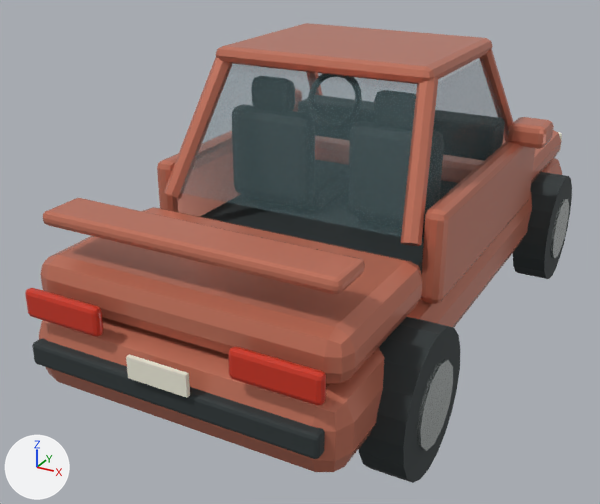
The glTF model apps/browser/public/assets/coupe.glb: old version first, new version second.
Camera for both pictures: a 50 mm lens placed at (2.22, -4.88, 1.85), pointed at (-0.27, -0.35, -0.42). Every picture has the same lights, and +X, +Y and +Z are marked at lower left. The older version comes first. Where no turn or scale is listed for an object, it has been applied to the vertices. Vertices at exactly the same position are counted once.

In view in the first picture: 'coral', 'glass', 'hub.002', 'hub.003', 'ivory', 'rubber', 'tail', 'wheel.002', 'wheel.003'.
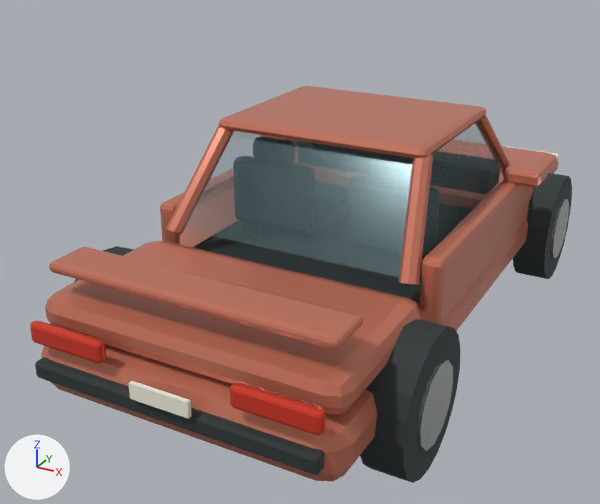
The change, as a diff of the scene's bpy script:
```diff
--- a/apps/browser/public/assets/coupe.glb.py
+++ b/apps/browser/public/assets/coupe.glb.py
@@ me_cube_223 @@
 # used by ob_coral; location = (0.0, 0.0, -0.43)
-me_cube_223.from_pydata(...)  # 556 vertices, 1060 faces; spans x -1.08..1.08, y -2.17..2.17, z -0.22..1.4
+me_cube_223.from_pydata(...)  # 556 vertices, 1060 faces; spans x -1.08..1.08, y -2.17..2.17, z -0.69..0.53
+# me_cube_223 part 1: the whole mesh is scaled about its middle by (1, 1, 0.75), then moved by (0.0, 0.0, -0.67)
 me_cube_223.materials.append(mat_coral)
@@ me_cube_226 @@
 # used by ob_rubber; location = (0.0, -0.1, -0.15)
-me_cube_226.from_pydata(...)  # 584 vertices, 1128 faces; spans x -0.85..0.85, y -2.13..2.33, z -0.31..0.92
+me_cube_226.from_pydata(...)  # 584 vertices, 1128 faces; spans x -0.85..0.85, y -2.23..2.23, z -0.55..0.38
+# me_cube_226 part 2: the whole mesh is scaled about its middle by (1, 1, 0.75), then moved by (0.0, -0.1, -0.39)
 me_cube_226.materials.append(mat_rubber)
@@ me_windshield @@
 # used by ob_glass; location = (0.0, 0.0, 0.0)
-me_windshield.from_pydata(...)  # 16 vertices, 8 faces; spans x -0.78..0.78, y -1.05..0.95, z 0.15..0.88
+me_windshield.from_pydata(...)  # 16 vertices, 8 faces; spans x -0.78..0.78, y -1.05..0.95, z -0.09..0.46
+# me_windshield part 3: the whole mesh is scaled about its middle by (1, 1, 0.75), then moved by (0.0, 0.0, -0.33)
 me_windshield.materials.append(mat_glass)
@@ me_cube_240 @@
 # used by ob_tail; location = (-0.62, -2.19, -0.11)
-me_cube_240.from_pydata(...)  # 112 vertices, 216 faces; spans x -0.24..1.48, y -0.03..0.03, z -0.08..0.08
+me_cube_240.from_pydata(...)  # 112 vertices, 216 faces; spans x -0.86..0.86, y -2.22..-2.16, z -0.34..-0.22
+# me_cube_240 part 4: the whole mesh is scaled about its middle by (1, 1, 0.75), then moved by (-0.62, -2.19, -0.28)
 me_cube_240.materials.append(mat_tail)
@@ ob_coral @@
 ob_coral = bpy.data.objects.new('coral', me_cube_223)
-ob_coral.location = (0.0, 0.0, -0.43)
+ob_coral.location = (0.0, 0.0, 0.0)
@@ ob_rubber @@
 ob_rubber = bpy.data.objects.new('rubber', me_cube_226)
-ob_rubber.location = (0.0, -0.1, -0.15)
+ob_rubber.location = (0.0, 0.0, 0.0)
@@ ob_tail @@
 ob_tail = bpy.data.objects.new('tail', me_cube_240)
-ob_tail.location = (-0.62, -2.19, -0.11)
+ob_tail.location = (0.0, 0.0, 0.0)
```

Location of each change, [x1, y1, x2, y2] in pixels of the pictures (600 x 504 px):
'coral', moved, rescaled (12% shorter)
    before: [39, 23, 562, 472]
    after: [41, 86, 558, 481]
'glass', moved, rescaled (13% shorter)
    before: [179, 58, 508, 237]
    after: [182, 122, 505, 277]
'rubber', moved, rescaled
    before: [32, 202, 425, 459]
    after: [35, 209, 473, 475]
'tail', moved, rescaled
    before: [25, 288, 326, 405]
    after: [30, 321, 325, 435]
